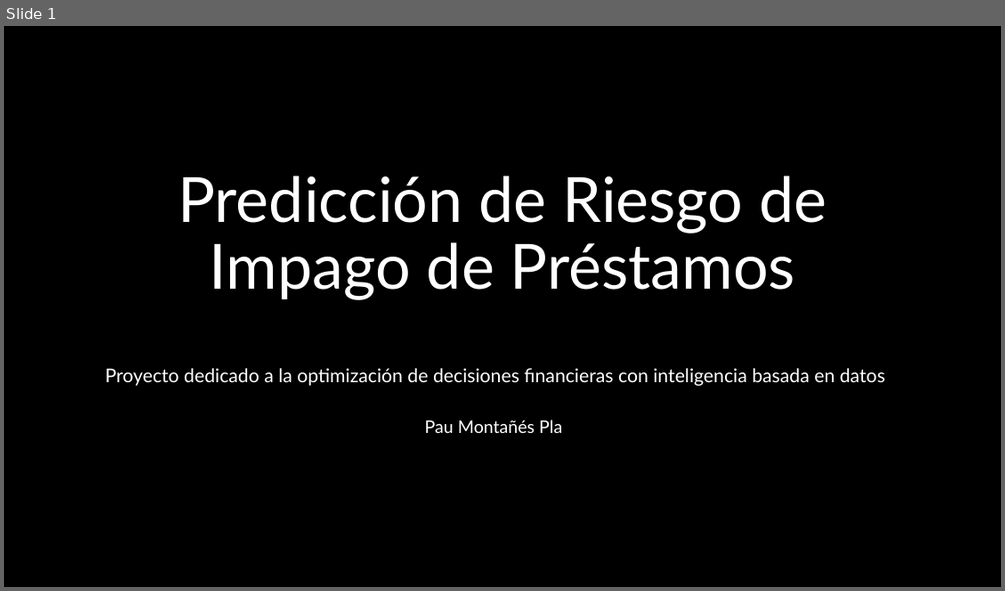
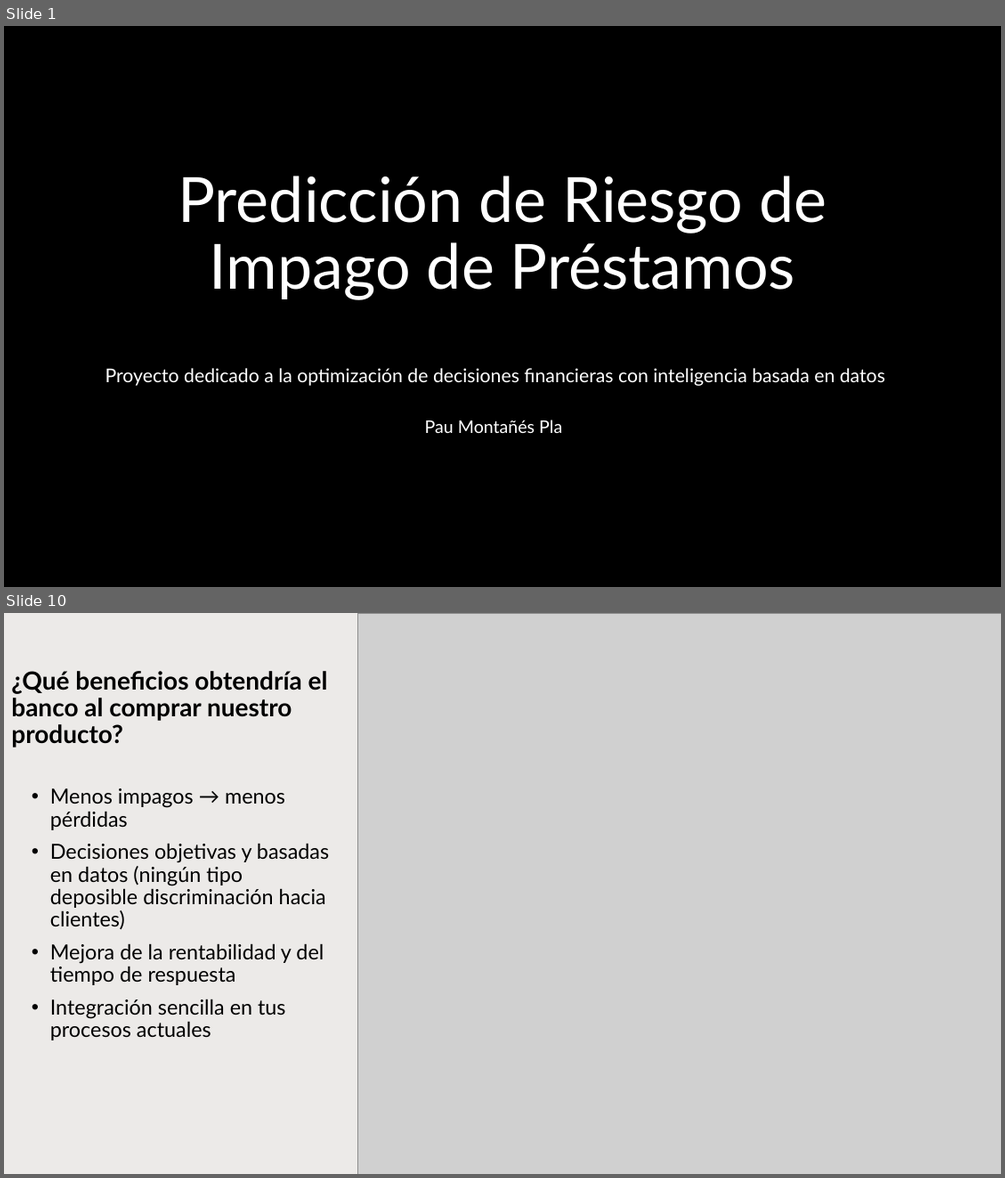
Before and after one commit to paumonty/ML_project, a slide deck: ML Proyect.pptx. Shown one above the other, each under a label of ours: slide 1 before the commit, slides 1 and 10 after it; the slides between them are not shown. The pictures are 1005x591 and 1005x1178 pixels, drawn with LibreOffice and Linux fonts; fonts in the diff are those of the drawing; grey boxes stand for pictures; background and template pictures are left out. Boxes give left, top, right and bottom in pixels: in the first picture for what was removed or moved away, otherwise in the second. Text is boxed around its words. In the diff, an @@ line names an element or a change of style, - is before the commit and + after.

```diff
--- a/ML Proyect.pptx
+++ b/ML Proyect.pptx
@@ slide 10 added at [4,613,1001,1174], background #FFFFFF @@
@@ rectangle added at [4,613,999,1174], fill #82766A at 15% opacity @@
@@ picture added at [357,613,1001,1174] @@
@@ title added at [11,671,328,747], 24 pt, text #000000, bold @@
+¿Qué beneficios obtendría el banco al comprar nuestro producto?
@@ text added at [50,788,329,1040], 20 pt, text #000000 @@
+• Menos impagos → menos pérdidas
+• Decisiones objetivas y basadas en datos (ningún tipo deposible discriminación hacia clientes)
+• Mejora de la rentabilidad y del tiempo de respuesta
+• Integración sencilla en tus procesos actuales
```
Also in this commit, not shown: 10 other slides added, 9 slides removed.
